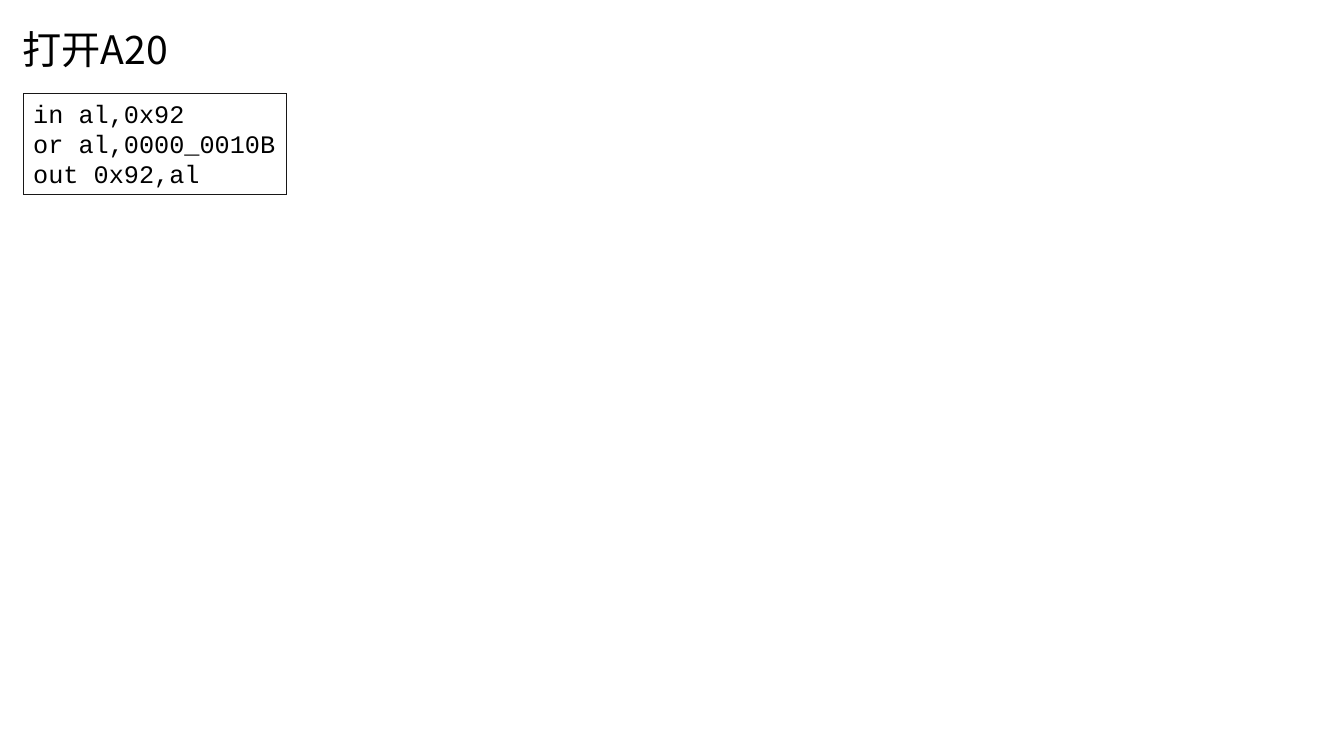
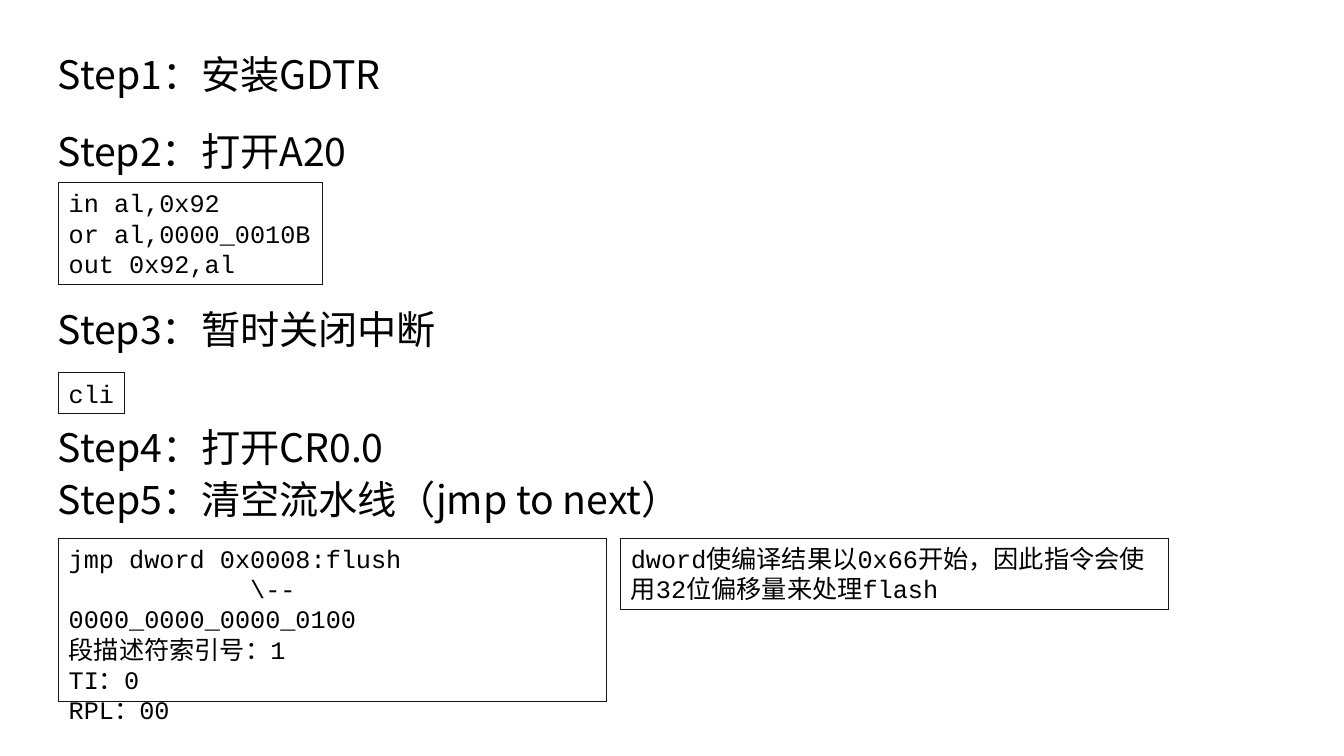
Before and after one commit to at0x7c00/mykernel, a slide deck: slide 7 of ppts/x86.pptx (slide 6 before the commit). Drawn at 1344x756 pixels with LibreOffice and Linux fonts; fonts in the diff are those of the drawing. Boxes give left, top, right and bottom in pixels: in the first picture for what was removed or moved away, otherwise in the second. Text is boxed around its words. In the diff, an @@ line names an element or a change of style, - is before the commit and + after.

```diff
--- a/ppts/x86.pptx
+++ b/ppts/x86.pptx
@@ text added at (58,56,381,98), 28 pt, text #000000 @@
+Step1：安装GDTR
@@ text at (58,133,347,175): text changed @@
-打开A20
+Step2：打开A20
@@ rectangle "in al,0x92": place and size @@
-rectangle "in al,0x92" at (23,93,286,195)
+rectangle "in al,0x92" at (58,182,322,284)
@@ text added at (58,311,436,353), 28 pt, text #000000 @@
+Step3：暂时关闭中断
@@ rectangle added at (58,373,124,413), outline #181717 0.75 pt, 18 pt, text #000000 @@
+cli
@@ text added at (58,429,384,471), 28 pt, text #000000 @@
+Step4：打开CR0.0
@@ text added at (58,480,681,524), 28 pt, text #000000 @@
+Step5：清空流水线（jmp to next）
@@ rectangle added at (58,538,607,702), outline #181717 0.75 pt, 18 pt, text #000000 @@
+jmp dword 0x0008:flush
+\-- 0000_0000_0000_0100
+段描述符索引号：1
+TI：0
+RPL：00
@@ rectangle added at (621,538,1170,610), outline #181717 0.75 pt, 18 pt, text #000000 @@
+dword使编译结果以0x66开始，因此指令会使用32位偏移量来处理flash
```
Also in this commit, not shown: 1 other slide changed, 1 slide added.
